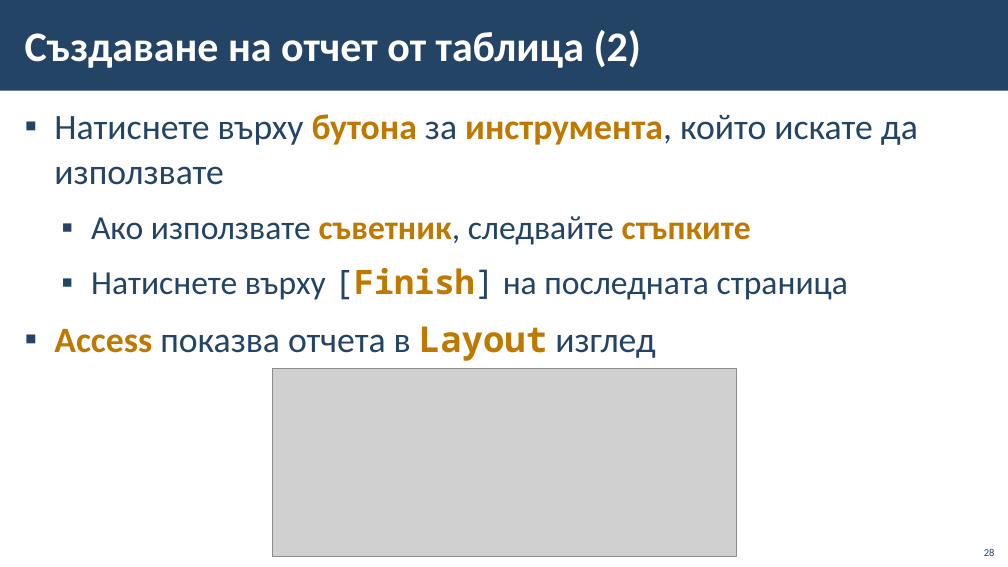
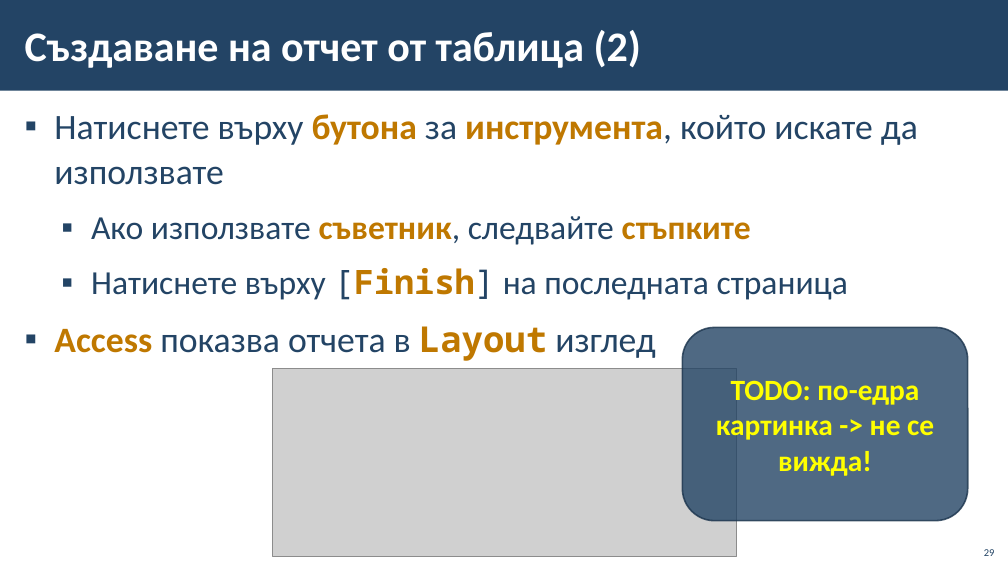
Before and after one commit to BG-IT-Edu/School-Programming, a slide deck: slide 29 of Courses/Software-Sciences/Module-3-Databases-New/13-MS-Access/11-MS-Access-Queries-Forms-Reports.pptx (slide 28 before the commit). Drawn at 1008x567 pixels with LibreOffice and Linux fonts; fonts in the diff are those of the drawing; grey boxes stand for pictures; background and template pictures are left out. Boxes give left, top, right and bottom in pixels: in the first picture for what was removed or moved away, otherwise in the second. Text is boxed around its words. In the diff, an @@ line names an element or a change of style, - is before the commit and + after.

Commit message:
fixes

```diff
--- a/Courses/Software-Sciences/Module-3-Databases-New/13-MS-Access/11-MS-Access-Queries-Forms-Reports.pptx
+++ b/Courses/Software-Sciences/Module-3-Databases-New/13-MS-Access/11-MS-Access-Queries-Forms-Reports.pptx
@@ rounded rectangle added at bbox=[683, 327, 969, 521], fill #234465 at 80% opacity, outline #1A334C 1.5 pt, 28 pt, text #FFFF00, bold @@
+TODO: по-едра картинка -> не се вижда!
```
Also in this commit, not shown: 2 slides added.
